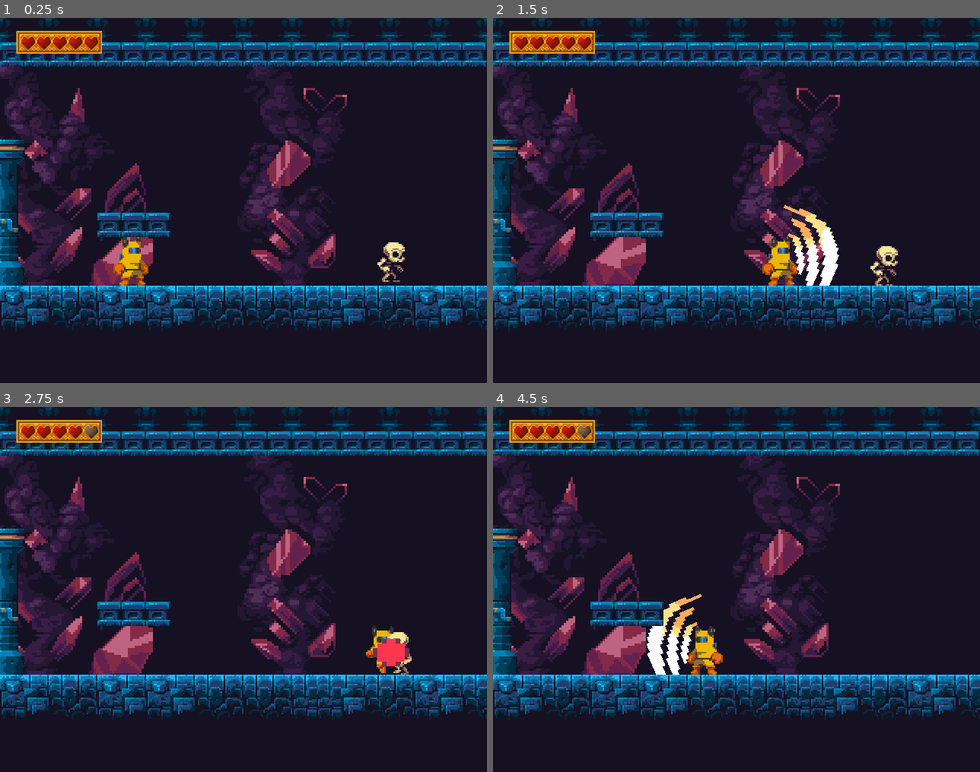
Above: before the commit, frames 1-4 (two rows, left to right).
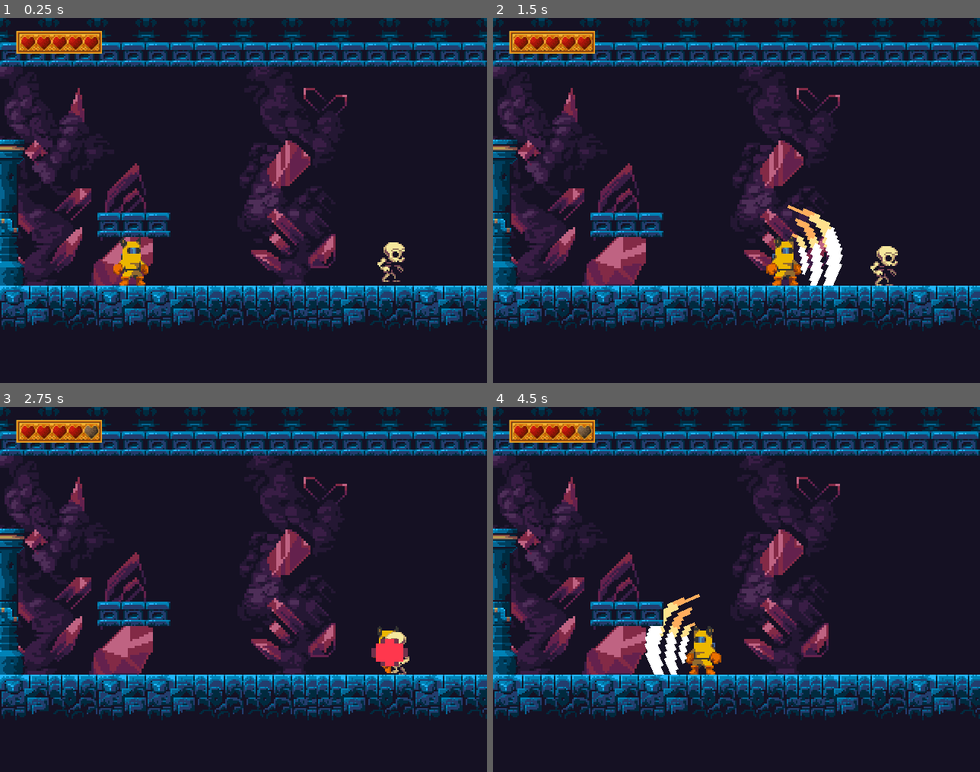
Above: after the commit, the same moments.

Repository: noob-slayer-1/metroidvania-prototype
Game: Godot game, scene res://scenes/main.tscn
Two runs of this game, one before a commit and one after it. Both use one fixed random seed, a clock stepped at 60 frames per second and the inputs below.
Inputs (mouse positions are in pixels of both pictures, inside the frame that each line leads up to):
- Up to frame 1 (0.25 s): no input
- Up to frame 2 (1.5 s): tap Enter at 0.5 s; move the mouse to (843, 182) at 0.52 s; press the mouse at (843, 182) at 0.53 s; hold D (move_right) 0.53-1.25 s; tap Space (jump) at 0.77, 0.8, 1.07 s; release the mouse at (843, 182) at 1.25 s; drag from (639, 218) to (814, 262) at 1.27 s
- Up to frame 3 (2.75 s): move the mouse to (292, 509) at 2.02 s; press the mouse at (292, 509) at 2.03 s; hold D (move_right) from 2.03 s (still down); tap Space (jump) at 2.3 s
- Up to frame 4 (4.5 s): release D (move_right) at 2.75 s; release the mouse at (785, 509) at 2.75 s; drag from (712, 662) to (897, 655) at 2.77 s; move the mouse to (882, 644) at 3.52 s; hold A (move_left) 3.53-4.25 s; tap Y at 3.6 s; tap Space (jump) at 3.77, 3.8, 4.07 s; drag from (590, 534) to (741, 651) at 4.27 s

The runs differ from the first frame. In frame 1, 0.1% of the frame differs, in the area x 23-31%, y 60-71%; in frame 2, 1.3%, in the area x 55-72%, y 51-74%; in frame 3, 0.4%; in frame 4, 0.7%.

Commit message:
refactor: player

Diff:
--- a/scenes/effect_handler.gd
+++ b/scenes/effect_handler.gd
@@ -8,20 +8,23 @@
 var ignore_effect: bool = false
 @onready var actor: CharacterBody2D = get_owner()
 
+var knockback_velocity = Vector2.ZERO
+var knockback_dissipate_treshold = 5.0
 
-func update(delta: float):
-	if actor.is_in_knockback and actor.velocity:
-		actor.velocity = actor.velocity.move_toward(Vector2.ZERO, delta * KNOCKBACK_DECAY)
-	else :
-		actor.is_in_knockback = false
+
+func is_on_knockback():
+	return not knockback_velocity == Vector2.ZERO
+
+func update_knockback(delta: float):
+	actor.velocity = knockback_velocity
+	knockback_velocity = knockback_velocity.move_toward(Vector2.ZERO, KNOCKBACK_DECAY * delta)
+	if knockback_velocity.length() <= knockback_dissipate_treshold:
+		knockback_velocity = Vector2.ZERO
 
 func apply_effect(effect: EffectData):
 	if ignore_effect:
 		return
 	match effect.type:
 		EffectType.KNOCKBACK:
-			actor.is_in_knockback = true
+			knockback_velocity = effect.data["direction"] * effect.data["force"]
 			movement.apply_force(effect.data["direction"], effect.data["force"])
-
-func reset():
-	actor.is_in_knockback = false
--- a/scenes/enemy/enemy.gd
+++ b/scenes/enemy/enemy.gd
@@ -1,8 +1,7 @@
 extends CharacterBody2D
 
-enum State { IDLE, CHASE }
+enum State { IDLE, CHASE, KNOCKBACK }
 
-var is_in_knockback = false
 var current_state = State.IDLE
 var player_detected = false
 @onready var movement = $Movement
@@ -15,9 +14,18 @@
 			idle()
 		State.CHASE:
 			chase()
+		State.KNOCKBACK:
+			if not $EffectHandler.is_on_knockback():
+				if player_detected:
+					current_state = State.CHASE
+				else :
+					current_state = State.IDLE
 
+			$EffectHandler.update_knockback(delta)
+
+	if $EffectHandler.is_on_knockback():
+		current_state = State.KNOCKBACK
 	$Gravity.apply_gravity(delta)
-	$EffectHandler.update(delta)
 
 	move_and_slide()
 
--- a/scenes/enemy/enemy_movement.gd
+++ b/scenes/enemy/enemy_movement.gd
@@ -5,8 +5,7 @@
 
 
 func move(direction):
-	if not enemy.is_in_knockback:
-		enemy.velocity.x = move_speed * direction.x
+	enemy.velocity.x = move_speed * direction.x
 
 func apply_force(direction: Vector2, force: float):
 	enemy.velocity = direction * force
--- a/scenes/gravity.gd
+++ b/scenes/gravity.gd
@@ -5,8 +5,7 @@
 
 
 func apply_gravity(delta):
-	if not actor.is_on_floor() and not actor.is_in_knockback:
-		actor.velocity.y += gravity_strength * delta
+	actor.velocity.y += gravity_strength * delta
 
 func set_gravity(value):
 	gravity_strength = value
--- a/scenes/player/player.gd
+++ b/scenes/player/player.gd
@@ -1,15 +1,71 @@
 extends CharacterBody2D
 
-var is_in_knockback: bool = false
+enum State { IDLE, RUN, JUMP, FALL, DOUBLE_JUMP, KNOCKBACK }
+var _current_state: State
+var _abilities: Array[StringName] = [&"double_jump"]
 
 
 func _ready() -> void:
+	_set_current_state(State.IDLE)
 	Events.player_health_depleted.connect(_on_health_depleted)
 
 func _physics_process(delta: float) -> void:
 	$Gravity.apply_gravity(delta)
-	$PlayerMovement.update()
-	$EffectHandler.update(delta)
+	var input_axis = Input.get_axis(&"move_left", &"move_right")
+	match _current_state:
+		State.IDLE:
+			if input_axis:
+				_set_current_state(State.RUN)
+			elif _jump_condition_meets():
+				_set_current_state(State.JUMP)
+		State.RUN:
+			if not input_axis:
+				_set_current_state(State.IDLE)
+			elif not is_on_floor():
+				_set_current_state(State.FALL)
+			elif _jump_condition_meets():
+				_set_current_state(State.JUMP)
+
+			$PlayerMovement.do_horizontal()
+		State.JUMP:
+			if velocity.y > 0:
+				_set_current_state(State.FALL)
+
+			$PlayerMovement.do_horizontal()
+			$PlayerMovement.update_jump()
+		State.DOUBLE_JUMP:
+			if velocity.y > 0:
+				_set_current_state(State.FALL)
+
+			$PlayerMovement.do_horizontal()
+			$PlayerMovement.update_jump()
+		State.FALL:
+			if _jump_condition_meets():
+				_set_current_state(State.JUMP)
+			elif Input.is_action_just_pressed(&"jump") and &"double_jump" in _abilities and $PlayerMovement.can_double_jump():
+				_set_current_state(State.DOUBLE_JUMP)
+			if is_on_floor():
+				if input_axis:
+					_set_current_state(State.RUN)
+				else :
+					_set_current_state(State.IDLE)
+
+			$PlayerMovement.do_horizontal()
+			$PlayerMovement.update_jump()
+		State.KNOCKBACK:
+			if not $EffectHandler.is_on_knockback():
+				if not is_on_floor():
+					_set_current_state(State.FALL)
+				else :
+					if input_axis:
+						_set_current_state(State.RUN)
+					else :
+						_set_current_state(State.IDLE)
+
+			$EffectHandler.update_knockback(delta)
+
+	if $EffectHandler.is_on_knockback():
+		_set_current_state(State.KNOCKBACK)
 
 	move_and_slide()
 
@@ -21,9 +77,34 @@
 func reset():
 	$Health.reset()
 	$PlayerMovement.reset()
-	$EffectHandler.reset()
 	set_deferred(&"collision_layer", 2)
 	set_deferred(&"collision_mask", 1)
+
+func _jump_condition_meets():
+	if Input.is_action_just_pressed(&"jump") and $PlayerMovement.can_jump():
+		return true
+	return false
+
+func _set_current_state(new_state: State):
+	_current_state = new_state
+	match _current_state:
+		State.IDLE:
+			$AnimationPlayer.play(&"idle")
+			$PlayerMovement.double_jump = true
+		State.RUN:
+			$AnimationPlayer.play(&"run")
+			$PlayerMovement.double_jump = true
+		State.JUMP:
+			$PlayerMovement.do_jump()
+			$AnimationPlayer.play(&"jump")
+			$Gravity.set_gravity($PlayerMovement.jump_gravity)
+		State.DOUBLE_JUMP:
+			$PlayerMovement.do_double_jump()
+			$AnimationPlayer.play(&"jump")
+			$Gravity.set_gravity($PlayerMovement.jump_gravity)
+		State.FALL:
+			$AnimationPlayer.play(&"jump")
+			$Gravity.set_gravity($PlayerMovement.fall_gravity)
 
 func _on_health_depleted():
 	set_deferred(&"collision_layer", 0)
--- a/scenes/player/player.tscn
+++ b/scenes/player/player.tscn
@@ -441,7 +441,7 @@
 }
 
 [sub_resource type="Animation" id="Animation_fm80t"]
-resource_name = "moving"
+resource_name = "run"
 length = 0.6
 loop_mode = 1
 step = 0.1
@@ -488,7 +488,7 @@
 &"hit": SubResource("Animation_ugbui"),
 &"idle": SubResource("Animation_je7p5"),
 &"jump": SubResource("Animation_gx1jg"),
-&"moving": SubResource("Animation_fm80t")
+&"run": SubResource("Animation_fm80t")
 }
 
 [node name="Player" type="CharacterBody2D"]
--- a/scenes/player/player_movement.gd
+++ b/scenes/player/player_movement.gd
@@ -16,7 +16,6 @@
 @onready var jump_velocity = ((2 * jump_height) / JUMP_TIME_PEAK) * -1.0
 @onready var jump_gravity = (2.0 * jump_height) / pow(JUMP_TIME_PEAK, 2)
 @onready var fall_gravity = (2.0 * jump_height) / pow(JUMP_TIME_DOWN, 2)
-@onready var gravity = $"../Gravity"
 
 
 func _ready() -> void:
@@ -24,60 +23,59 @@
 	Events.player_resetted.connect(_on_player_resetted)
 	Events.player_health_depleted.connect(_on_player_health_depleted)
 
-func update() -> void:
-	gravity.set_gravity(get_gravity())
-
-	if not player.is_in_knockback and can_controlled:
-		var input_velocity = Vector2(Input.get_axis(&"move_left", &"move_right"), 0)
-		player.velocity.x = move_speed * input_velocity.x
-		if input_velocity:
-			last_facing_direction = input_velocity.normalized()
-
-		handle_jump()
-
-		if player.velocity.x > 0:
-			$"../Sprite2D".flip_h = false
-		elif player.velocity.x < 0:
-			$"../Sprite2D".flip_h = true
-
-		if player.is_on_floor():
-			double_jump = true
-			if player.velocity.x:
-				$"../AnimationPlayer".play(&"moving")
-			else :
-				$"../AnimationPlayer".play(&"idle")
-		else:
-			$"../AnimationPlayer".play(&"jump")
-
 func apply_force(direction: Vector2, force: float):
 	player.velocity = direction * force
-
-func handle_jump():
-	if prev_on_floor and not player.is_on_floor():
-		ct_timer.start()
-
-	if Input.is_action_just_pressed(&"jump"):
-		if player.is_on_floor():
-			apply_force(Vector2.UP, -jump_velocity)
-		elif not ct_timer.is_stopped():
-			ct_timer.stop()
-			apply_force(Vector2.UP, -jump_velocity)
-		elif double_jump:
-			double_jump = false
-			apply_force(Vector2.UP, -jump_velocity)
-
-			var effect = FXSpawner.spawn_effect("player_double_jump")
-			add_child(effect)
-	elif Input.is_action_just_released("jump") and player.velocity.y < 0:
-		player.velocity.y = 0
-	prev_on_floor = player.is_on_floor()
-
-func get_gravity():
-	return jump_gravity if player.velocity.y < 0.0 else fall_gravity
 
 func reset():
 	player.velocity = Vector2.ZERO
 	can_controlled = true
+
+func do_horizontal():
+	var input_velocity = Vector2(Input.get_axis(&"move_left", &"move_right"), 0)
+	player.velocity.x = move_speed * input_velocity.x
+	if input_velocity:
+		last_facing_direction = input_velocity.normalized()
+
+	_flip_sprite()
+
+func do_jump():
+	apply_force(Vector2.UP, -jump_velocity)
+	ct_timer.stop()
+
+func can_jump():
+	if player.is_on_floor():
+		return true
+	elif not ct_timer.is_stopped():
+		return true
+	return false
+
+func can_double_jump():
+	if not can_jump() and double_jump:
+		return true
+	return false
+
+func update_jump():
+	if prev_on_floor and not player.is_on_floor():
+		if ct_timer.is_stopped():
+			ct_timer.start()
+
+	if Input.is_action_just_released("jump") and player.velocity.y < 0:
+		player.velocity.y = 0
+
+	prev_on_floor = player.is_on_floor()
+
+func do_double_jump():
+	double_jump = false
+
+	apply_force(Vector2.UP, -jump_velocity)
+	var effect = FXSpawner.spawn_effect("player_double_jump")
+	add_child(effect)
+
+func _flip_sprite():
+	if player.velocity.x > 0:
+		$"../Sprite2D".flip_h = false
+	elif player.velocity.x < 0:
+		$"../Sprite2D".flip_h = true
 
 func _on_trap_hit():
 	can_controlled = false
